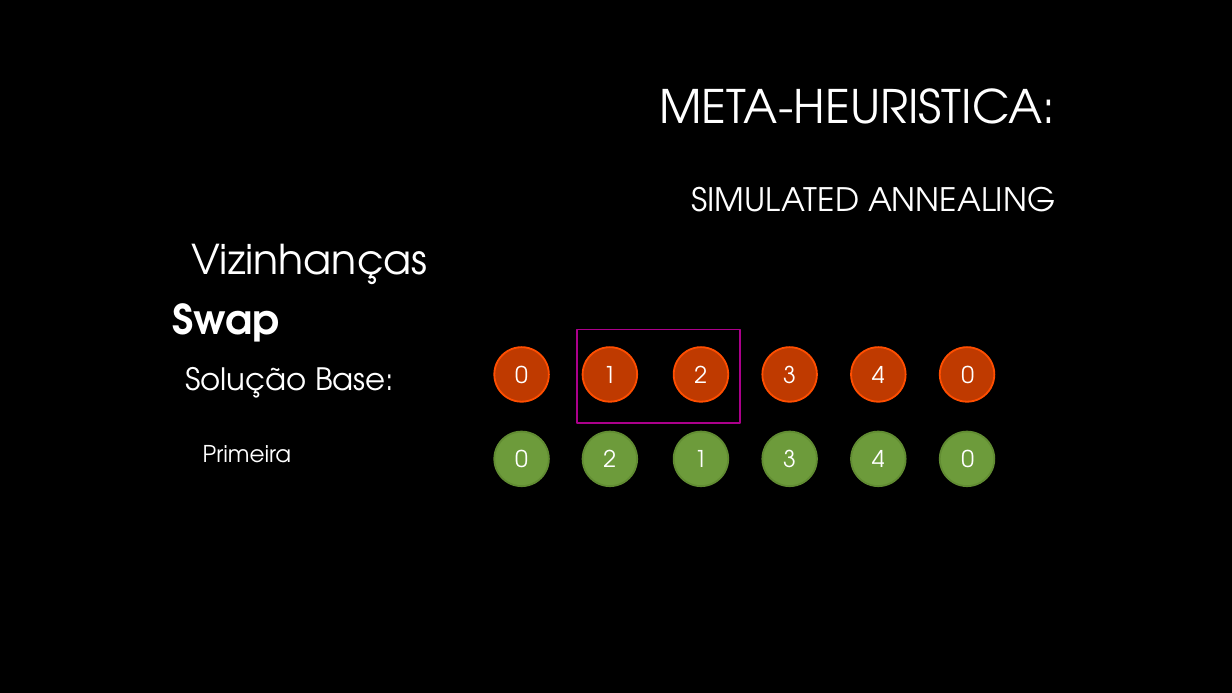
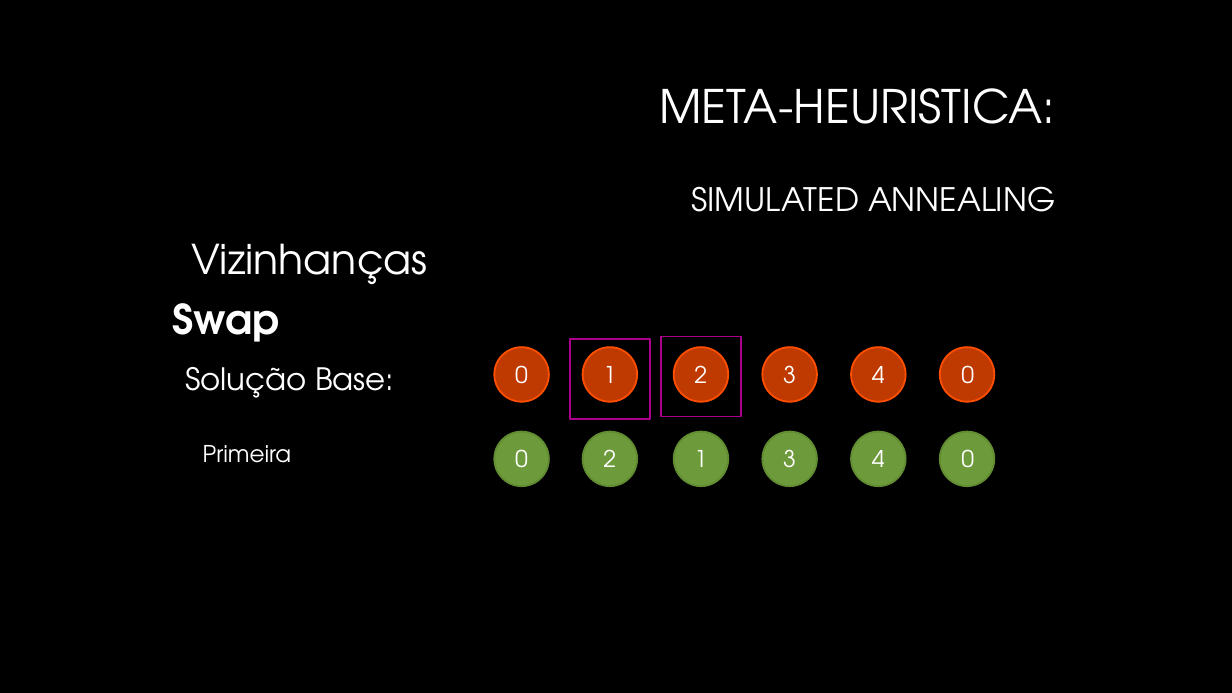
Before and after one commit to Pedro-Magalhaes/IA-Trabalho01, a slide deck: slide 10 of Apresentacao.pptx. Drawn at 1232x693 pixels with LibreOffice and Linux fonts; fonts in the diff are those of the drawing; background and template pictures are left out. Boxes give left, top, right and bottom in pixels: in the first picture for what was removed or moved away, otherwise in the second. Text is boxed around its words. In the diff, an @@ line names an element or a change of style, - is before the commit and + after.

```diff
--- a/Apresentacao.pptx
+++ b/Apresentacao.pptx
@@ rectangle added at [570, 339, 651, 420], outline #AB008B 1.42 pt @@
@@ rectangle: place and size @@
-rectangle at [578, 330, 740, 423]
+rectangle at [661, 336, 741, 417]
```
Also in this commit, not shown: 5 other slides changed.
